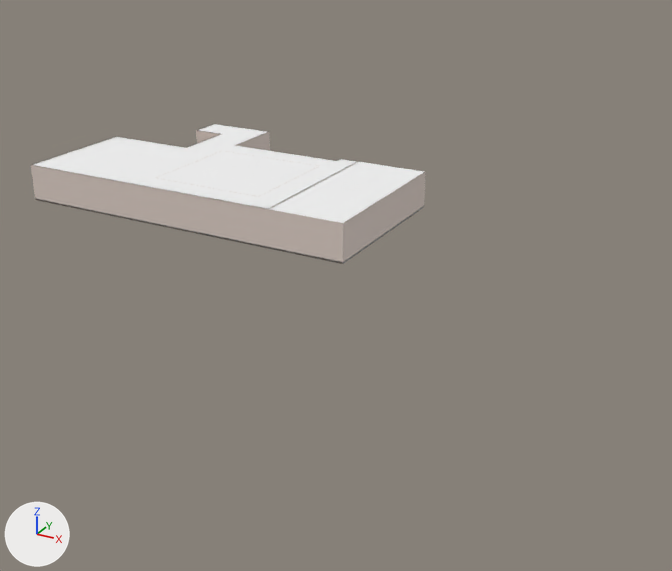
Renders of the Blender file SourceArt/RoomMesh/YoobeeL1.blend from each side of a commit.
Camera for both pictures: a camera (50 mm lens) standing at (43.7, -59.4, 20.5) and looking at (16.7, -10.3, -4.0). The lights are fixed; the arrows at lower left show +X, +Y and +Z.

Script lines for the objects in view, before the commit:
```python
ob_ceiling = bpy.data.objects.new('Ceiling', me_ceiling)
ob_ceiling.parent = ob_room
ob_ceiling.location = (0.0, 0.0, 0.0)
ob_ceiling_001 = bpy.data.objects.new('Ceiling.001', me_ceiling_001)
ob_ceiling_001.parent = ob_room_001
ob_ceiling_001.location = (0.0, 0.0, 0.0)
ob_room = bpy.data.objects.new('Room', me_temp)
ob_room.location = (0.0, 0.0, 0.0)
ob_room_001 = bpy.data.objects.new('Room.001', me_room_002)
ob_room_001.location = (15.0, -3.97, 0.0)
```
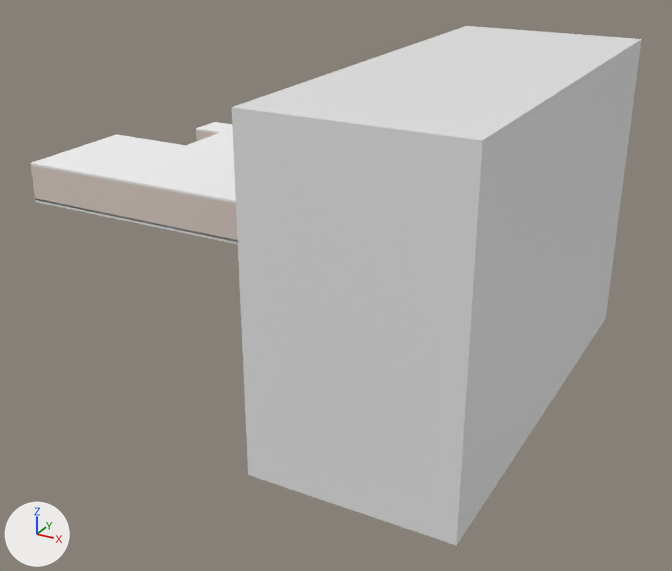
Edits to the bpy script that builds the scene:
```text
Add me_ctrl_hole_002:
    me_ctrl_hole_002.from_pydata(...)  # a box spanning x -3.48..3.48, y -0.23..0.23, z -0.04..2.25
    me_ctrl_hole_002.materials.append(mat_hidden_material)  # white #ffffff
Add me_cube:
    me_cube.from_pydata([(-3.6, -8.7, -6.6), (-3.6, -8.7, 6.6), (-3.6, 8.7, -6.6), (-3.6, 8.7, 6.6), (3.6, -8.7, -6.6), (3.6, -8.7, 6.6), (3.6, 8.7, -6.6), (3.6, 8.7, 6.6)], [], [(2, 6, 7, 3), (6, 4, 5, 7), (4, 0, 1, 5), (2, 0, 4, 6), (7, 5, 1, 3)])
Change ob_ceiling_001:
    add _m = ob_ceiling_001.modifiers.new('Solidify', 'SOLIDIFY')
    add _m.thickness = 0.15
Change ob_ceiling:
    add _m = ob_ceiling.modifiers.new('Solidify', 'SOLIDIFY')
    add _m.thickness = 0.15
Change ob_room_001:
    remove _m = ob_room_001.modifiers.new('Boolean', 'BOOLEAN')
    remove _m.object = ob_ctrl_hole
    add _m = ob_room_001.modifiers.new('Boolean', 'BOOLEAN')
    add _m.object = ob_ctrl_hole
    add _m = ob_room_001.modifiers.new('Boolean.003', 'BOOLEAN')
    add _m.object = ob_ctrl_hole_003
Add ob_ctrl_hole_003:
    ob_ctrl_hole_003 = bpy.data.objects.new('CTRL_Hole.003', me_ctrl_hole_002)
    ob_ctrl_hole_003.parent = ob_window_group_002
    ob_ctrl_hole_003.location = (0.0, 0.0, 0.0)
    ob_ctrl_hole_003.scale = (1.0, 1.03, 1.0)
    ob_ctrl_hole_003.visible_camera = False
    ob_ctrl_hole_003.visible_diffuse = False
    ob_ctrl_hole_003.visible_glossy = False
    ob_ctrl_hole_003.visible_transmission = False
    ob_ctrl_hole_003.hide_render = True
Add ob_window_group_002:
    ob_window_group_002 = bpy.data.objects.new('Window_Group.002', None)
    ob_window_group_002.parent = ob_room_001
    ob_window_group_002.matrix_parent_inverse = Matrix(((1.0, 0.0, 0.0, -15.0), (0.0, 1.0, 0.0, 3.97), (0.0, 0.0, 1.0, 0.0), (0.0, 0.0, 0.0, 1.0)))
    ob_window_group_002.location = (19.99, -9.644, 0.0541)
    ob_window_group_002.rotation_euler = (0.0, 0.0, 1.571)  # degrees (0, 0, 90)
Add ob_classroompano:
    ob_classroompano = bpy.data.objects.new('ClassroomPano', me_cube)
    ob_classroompano.location = (25.03, -9.75, 0.63)
    ob_classroompano.scale = (1.68, 1.68, 1.55)
```

Where the change shows, as pixel boxes [x1, y1, x2, y2] in the pictures (672 x 571 px):
'ClassroomPano', added
    after: [232, 26, 642, 546]
'Ceiling', modifiers changed
    before: [34, 124, 359, 209]
    after: [30, 122, 236, 203]
